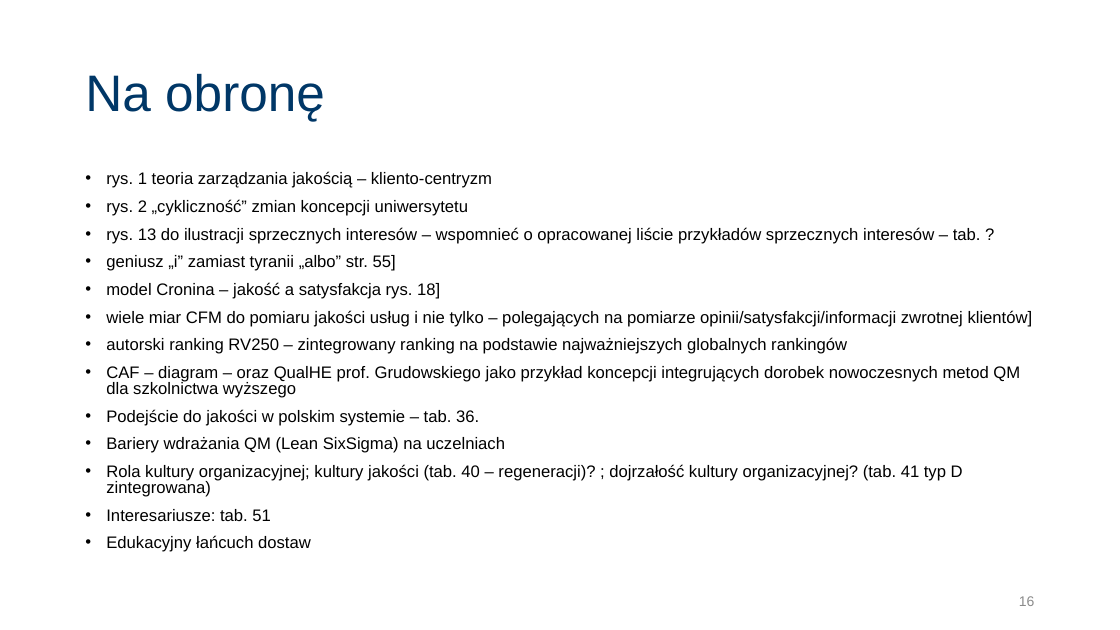
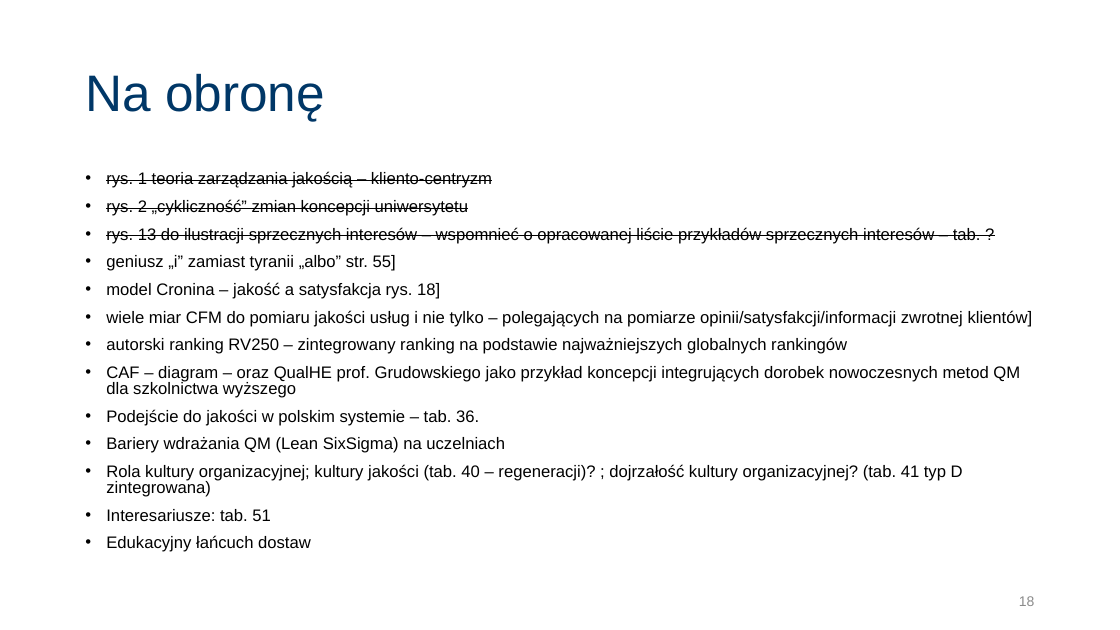
Before and after one commit to JeanPaulSzefler/doktorat_git, a slide deck: slide 18 of Obrona_JPSZEFLER/SSI_forHEI_QMS_PL_v0.1.pptx (slide 16 before the commit). Drawn at 1120x630 pixels with LibreOffice and Linux fonts; fonts in the diff are those of the drawing. Boxes give left, top, right and bottom in pixels: in the first picture for what was removed or moved away, otherwise in the second. Text is boxed around its words. In the diff, an @@ line names an element or a change of style, - is before the commit and + after.

```diff
--- a/Obrona_JPSZEFLER/SSI_forHEI_QMS_PL_v0.1.pptx
+++ b/Obrona_JPSZEFLER/SSI_forHEI_QMS_PL_v0.1.pptx
@@ text at (106, 171, 981, 244): strikethrough on in "rys. 1 teoria zarządzania jakością – kliento-centryzm", "rys. 2 „cykliczność” zmian koncepcji uniwersytetu", "rys. 13 do ilustracji sprzecznych interesów – ..." @@
```
Also in this commit, not shown: 7 other slides changed, 7 slides added, 5 slides removed, 7 other files.
